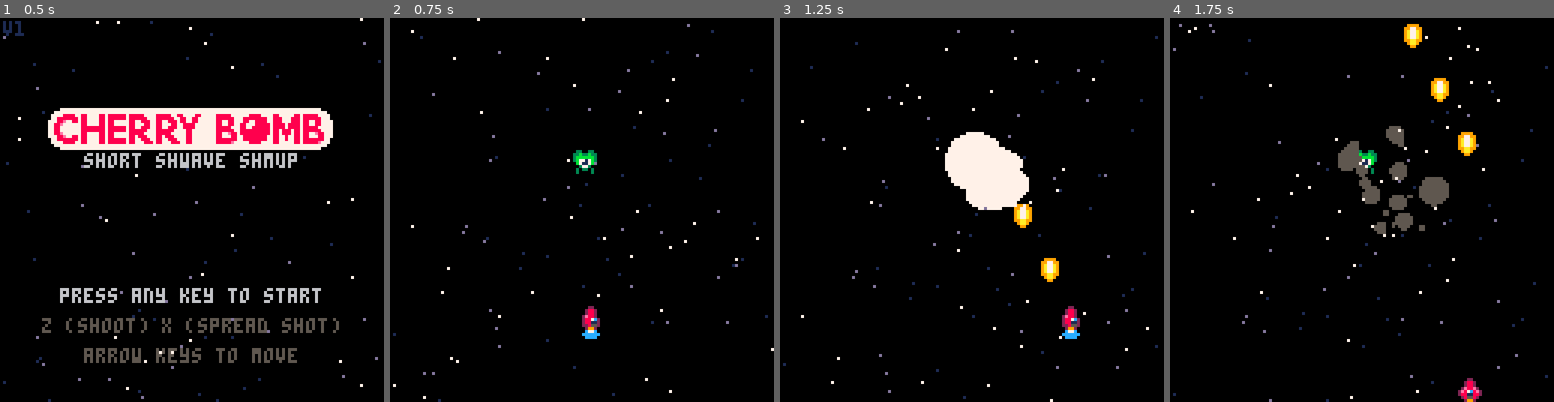
Above: before the commit, frames 1-4 (left to right).
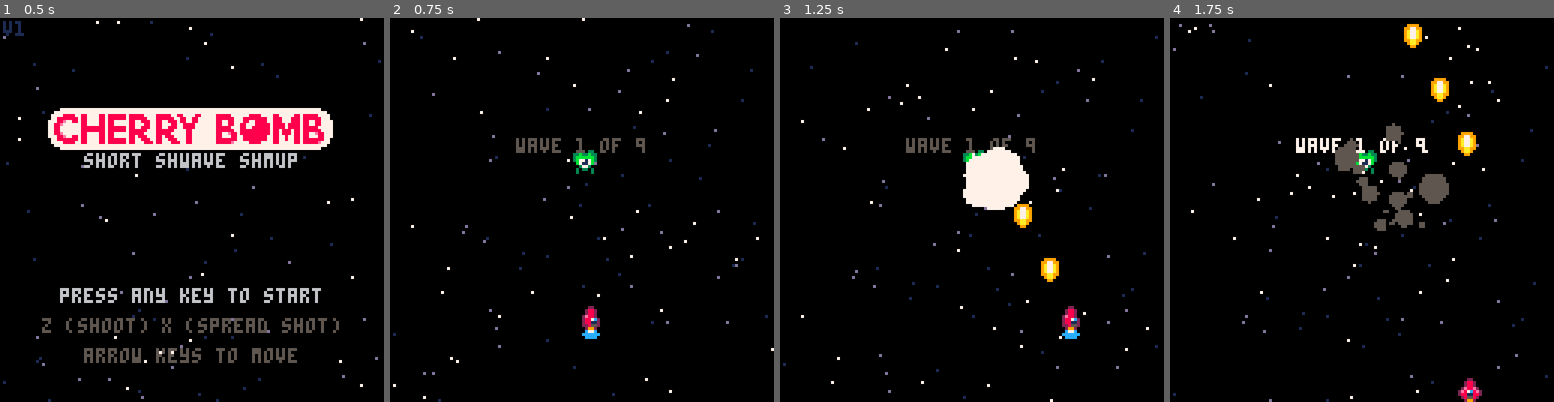
Above: after the commit, the same moments.

Repository: jakeklassen/cherry-bomb-godot
Game: Godot game, scene res://scenes/screens/title_screen.tscn
The game is run twice, just before and just after one commit, with the same random seed, the same clock (stepped at 60 frames per second) and the same inputs.
Inputs:
- Up to frame 1 (0.5 s): no input
- Up to frame 2 (0.75 s): tap Enter at 0.5 s; hold Right (move_right) from 0.53 s (still down); hold X (fire) from 0.53 s (still down)
- Up to frame 3 (1.25 s): keep holding Right (move_right); keep holding X (fire)
- Up to frame 4 (1.75 s): release Right (move_right) at 1.28 s; release X (fire) at 1.28 s; hold Down (move_down) from 1.28 s (still down); tap X (fire) at 1.35 s

Frame 1 is identical in both runs. In frame 2, 0.5% of the frame differs, in the area x 32-67%, y 31-36%; in frame 3, 1.5%, in the area x 32-67%, y 29-50%; in frame 4, 1.2%.

Commit message:
saving some work towards the wave spawning

Diff:
--- a/project.godot
+++ b/project.godot
@@ -12,9 +12,13 @@
 
 config/name="Cherry-bomb"
 run/main_scene="res://scenes/screens/title_screen.tscn"
-config/features=PackedStringArray("4.0", "Forward Plus")
+config/features=PackedStringArray("4.1", "Forward Plus")
 run/max_fps=60
 config/icon="res://icon.svg"
+
+[autoload]
+
+Config="*res://scripts/config.gd"
 
 [display]
 
--- /dev/null
+++ b/scenes/effects/blinking_text.gd
@@ -0,0 +1,20 @@
+@tool
+
+extends Node2D
+
+@export var message: String
+@export var duration: float = -1
+@onready var text_label = $Text
+
+var format_string = "[blink colors=#5F574FFF,#C2C3C7FF,#FFF1E8FF sequence=0,0,0,0,0,0,0,0,0,0,0,1,1,2,2,1,1,0 duration=0.5][center][color=#5F574F]%s[/color][/center][/blink]"
+
+# Called when the node enters the scene tree for the first time.
+func _ready() -> void:
+	text_label.text = format_string % message
+
+	if duration > 0:
+		get_tree().create_timer(duration).connect("timeout", queue_free)
+
+# Called every frame. 'delta' is the elapsed time since the previous frame.
+func _process(delta: float) -> void:
+	pass
--- /dev/null
+++ b/scenes/effects/blinking_text.tscn
@@ -0,0 +1,16 @@
+[gd_scene load_steps=4 format=3 uid="uid://gbc78jdig4bk"]
+
+[ext_resource type="FontFile" uid="uid://cluaeu6c2ama5" path="res://assets/font/PICO-8.ttf" id="1_jko5c"]
+[ext_resource type="Script" path="res://scenes/effects/blinking_text.gd" id="1_wyjdk"]
+[ext_resource type="RichTextEffect" uid="uid://dhlb4ioshpm7h" path="res://scripts/text_custom_effects/blink.tres" id="2_23wdf"]
+
+[node name="BlinkingText" type="Node2D"]
+script = ExtResource("1_wyjdk")
+
+[node name="Text" type="RichTextLabel" parent="."]
+offset_right = 128.0
+offset_bottom = 5.0
+theme_override_fonts/normal_font = ExtResource("1_jko5c")
+theme_override_font_sizes/normal_font_size = 5
+bbcode_enabled = true
+custom_effects = [ExtResource("2_23wdf")]
--- /dev/null
+++ b/scenes/effects/explosion.gd
@@ -0,0 +1,49 @@
+extends Node2D
+
+signal completed
+
+@export var particle_count: int = 30
+@export var spark_count: int = 20
+
+var particles: Array[Particle] = []
+var sparks: Array[Particle] = []
+
+# Called when the node enters the scene tree for the first time.
+func _ready() -> void:
+	# Push this to the foreground
+	z_index = 100
+
+	add_child(Shockwave.new({
+		color = Color.hex(Pico8.Pico8Color.Color7),
+		radius = 3,
+		target_radius = 25,
+		speed = 105
+	}))
+
+	var flash = Particle.new()
+	flash.age = 0
+	flash.max_age = 0
+	flash.radius = 12
+	flash.color = Color.hex(Pico8.Pico8Color.Color7)
+	flash.velocity = Vector2.ZERO
+	add_child(flash)
+
+
+	for i in particle_count:
+		add_child(Particle.new())
+
+	for i in spark_count:
+		var spark = Particle.new()
+		spark.spark = true
+		spark.velocity = Vector2(randf_range(-120, 120), randf_range(-120, 120))
+		add_child(spark)
+
+	get_tree().create_timer(1).connect("timeout", complete)
+
+# Called every frame. 'delta' is the elapsed time since the previous frame.
+func _process(_delta: float) -> void:
+	pass
+
+func complete():
+	completed.emit()
+	queue_free()
--- /dev/null
+++ b/scenes/effects/explosion.tscn
@@ -0,0 +1,6 @@
+[gd_scene load_steps=2 format=3 uid="uid://c6l61bapx677k"]
+
+[ext_resource type="Script" path="res://scenes/effects/explosion.gd" id="1_34kmy"]
+
+[node name="Explosion" type="Node2D"]
+script = ExtResource("1_34kmy")
--- a/scenes/entities/bullet.gd
+++ b/scenes/entities/bullet.gd
@@ -3,6 +3,7 @@
 @export var velocity = Vector2(0, 120)
 
 var direction = Vector2(0, -1)
+var Explosion = preload("res://scenes/effects/explosion.tscn")
 
 # Called when the node enters the scene tree for the first time.
 func _ready() -> void:
@@ -17,27 +18,32 @@
 func _on_visible_on_screen_notifier_2d_screen_exited() -> void:
 	queue_free()
 
-func _on_area_entered(area: Area2D) -> void:
-	velocity = Vector2.ZERO
-	z_index = 100
-	$Sprite2D.texture = null
+func _on_area_entered(_area: Area2D) -> void:
+	var explosion = Explosion.instantiate()
+	explosion.position = position
+	get_tree().root.add_child(explosion)
+	queue_free()
 
-	var flash = Particle.new()
-	flash.age = 0
-	flash.max_age = 0
-	flash.radius = 12
-	flash.color = Color.hex(Pico8.Pico8Color.Color7)
-	flash.velocity = Vector2.ZERO
-	area.add_child(flash)
-
-	for i in 30:
-		add_child(Particle.new())
-
-	for i in 20:
-		var spark = Particle.new()
-		spark.spark = true
-		spark.velocity = Vector2(randf_range(-120, 120), randf_range(-120, 120))
-		add_child(spark)
-
-	await get_tree().create_timer(1).connect("timeout", queue_free)
+#	velocity = Vector2.ZERO
+#	z_index = 100
+#	$Sprite2D.texture = null
+#
+#	var flash = Particle.new()
+#	flash.age = 0
+#	flash.max_age = 0
+#	flash.radius = 12
+#	flash.color = Color.hex(Pico8.Pico8Color.Color7)
+#	flash.velocity = Vector2.ZERO
+#	area.add_child(flash)
+#
+#	for i in 30:
+#		add_child(Particle.new())
+#
+#	for i in 20:
+#		var spark = Particle.new()
+#		spark.spark = true
+#		spark.velocity = Vector2(randf_range(-120, 120), randf_range(-120, 120))
+#		add_child(spark)
+#
+#	get_tree().create_timer(1).connect("timeout", queue_free)
 #	queue_free()
--- a/scenes/entities/enemies/green_alien.tscn
+++ b/scenes/entities/enemies/green_alien.tscn
@@ -41,7 +41,7 @@
 [sub_resource type="RectangleShape2D" id="RectangleShape2D_85h8s"]
 size = Vector2(8, 8)
 
-[node name="GreenAlien" type="Area2D"]
+[node name="GreenAlien" type="Area2D" groups=["enemies"]]
 collision_layer = 8
 collision_mask = 3
 
--- a/scenes/entities/player.tscn
+++ b/scenes/entities/player.tscn
@@ -1,27 +1,27 @@
 [gd_scene load_steps=11 format=3 uid="uid://b50dtnmtf8mkc"]
 
-[ext_resource type="Texture2D" uid="uid://bft3xwc0qefki" path="res://assets/graphics/shmup.png" id="1_ig12m"]
-[ext_resource type="Script" path="res://scenes/entities/player.gd" id="1_mv0ka"]
-[ext_resource type="PackedScene" uid="uid://bh2mlwkoy3xvg" path="res://scenes/entities/bullet.tscn" id="2_t8oi8"]
+[ext_resource type="Script" path="res://scenes/entities/player.gd" id="1_oshj4"]
+[ext_resource type="PackedScene" uid="uid://bh2mlwkoy3xvg" path="res://scenes/entities/bullet.tscn" id="2_ysj24"]
+[ext_resource type="Texture2D" uid="uid://bft3xwc0qefki" path="res://assets/graphics/shmup.png" id="3_c65xk"]
 
 [sub_resource type="AtlasTexture" id="AtlasTexture_a0fyc"]
-atlas = ExtResource("1_ig12m")
+atlas = ExtResource("3_c65xk")
 region = Rect2(40, 0, 8, 8)
 
 [sub_resource type="AtlasTexture" id="AtlasTexture_nfwsy"]
-atlas = ExtResource("1_ig12m")
+atlas = ExtResource("3_c65xk")
 region = Rect2(48, 0, 8, 8)
 
 [sub_resource type="AtlasTexture" id="AtlasTexture_wtr20"]
-atlas = ExtResource("1_ig12m")
+atlas = ExtResource("3_c65xk")
 region = Rect2(56, 0, 8, 8)
 
 [sub_resource type="AtlasTexture" id="AtlasTexture_heqg6"]
-atlas = ExtResource("1_ig12m")
+atlas = ExtResource("3_c65xk")
 region = Rect2(64, 0, 8, 8)
 
 [sub_resource type="AtlasTexture" id="AtlasTexture_jdfau"]
-atlas = ExtResource("1_ig12m")
+atlas = ExtResource("3_c65xk")
 region = Rect2(72, 0, 8, 8)
 
 [sub_resource type="SpriteFrames" id="SpriteFrames_etuik"]
--- a/scenes/screens/game_screen.gd
+++ b/scenes/screens/game_screen.gd
@@ -7,15 +7,45 @@
 @export var wave: int = 0
 @export var max_waves: int = 9
 
+@onready var config = get_node("/root/Config")
+@onready var wave_text_label2 = $WaveText
+
+var BlinkingText = preload("res://scenes/effects/blinking_text.tscn")
+
 # highscore loading?
 
 # Called when the node enters the scene tree for the first time.
 func _ready() -> void:
-	pass # Replace with function body.
-
+#	get_tree().create_timer(1).connect("timeout", next_wave)
+	next_wave()
 
 # Called every frame. 'delta' is the elapsed time since the previous frame.
 func _process(_delta: float) -> void:
 	if Input.is_action_pressed("quit"):
 		# At some point show a menu and don't just kill the game
 		get_tree().quit();
+
+func next_wave() -> void:
+	wave += 1
+	var current_wave = config.waves[wave]
+
+	var wave_string = "wave %s of 9"
+	var wave_text = wave_string % wave
+	var wave_text_label = BlinkingText.instantiate()
+	wave_text_label.message = wave_text
+	wave_text_label.duration = 2.6
+	wave_text_label.position = Vector2(0, 40)
+
+	get_tree().root.add_child(wave_text_label)
+
+	await get_tree().create_timer(2.6).timeout
+
+	for y in range(current_wave.size()):
+		for x in range(current_wave[y].size()):
+			var enemy = current_wave[y][x]
+			if enemy == 0:
+				continue
+
+			var enemy_instance = enemy.instance()
+			enemy_instance.position = Vector2(x * 32, y * 32)
+			add_child(enemy_instance)
--- a/scenes/screens/game_screen.tscn
+++ b/scenes/screens/game_screen.tscn
@@ -1,14 +1,15 @@
-[gd_scene load_steps=6 format=3 uid="uid://cqurpijiboupe"]
+[gd_scene load_steps=7 format=3 uid="uid://cqurpijiboupe"]
 
-[ext_resource type="Script" path="res://scenes/screens/game_screen.gd" id="1_b14wn"]
-[ext_resource type="Script" path="res://scenes/starfield.gd" id="3_86dqm"]
-[ext_resource type="PackedScene" uid="uid://b50dtnmtf8mkc" path="res://scenes/entities/player.tscn" id="3_vs7wm"]
-[ext_resource type="PackedScene" uid="uid://dwyccww2roa67" path="res://scenes/entities/enemies/green_alien.tscn" id="4_m2rxy"]
+[ext_resource type="Script" path="res://scenes/screens/game_screen.gd" id="1_el8ab"]
+[ext_resource type="Script" path="res://scenes/starfield.gd" id="2_tprx6"]
+[ext_resource type="PackedScene" uid="uid://b50dtnmtf8mkc" path="res://scenes/entities/player.tscn" id="3_n7fo6"]
+[ext_resource type="PackedScene" uid="uid://dwyccww2roa67" path="res://scenes/entities/enemies/green_alien.tscn" id="4_so6hm"]
+[ext_resource type="PackedScene" uid="uid://gbc78jdig4bk" path="res://scenes/effects/blinking_text.tscn" id="5_uegee"]
 
 [sub_resource type="RectangleShape2D" id="RectangleShape2D_3ptrv"]
 
 [node name="GameScreen" type="Area2D"]
-script = ExtResource("1_b14wn")
+script = ExtResource("1_el8ab")
 
 [node name="CollisionShape2D" type="CollisionShape2D" parent="."]
 visible = false
@@ -20,10 +21,14 @@
 position = Vector2(64, 64)
 
 [node name="Starfield" type="Node2D" parent="."]
-script = ExtResource("3_86dqm")
+script = ExtResource("2_tprx6")
 
-[node name="Player" parent="." instance=ExtResource("3_vs7wm")]
+[node name="Player" parent="." instance=ExtResource("3_n7fo6")]
 position = Vector2(64, 100)
 
-[node name="GreenAlien" parent="." instance=ExtResource("4_m2rxy")]
+[node name="GreenAlien" parent="." instance=ExtResource("4_so6hm")]
 position = Vector2(65, 48)
+
+[node name="WaveText" parent="." instance=ExtResource("5_uegee")]
+visible = false
+position = Vector2(0, 40)
--- a/scenes/screens/title_screen.tscn
+++ b/scenes/screens/title_screen.tscn
@@ -1,20 +1,20 @@
 [gd_scene load_steps=9 format=3 uid="uid://dv4rvbrbkvctl"]
 
-[ext_resource type="Script" path="res://scripts/screen.gd" id="1_3y4rm"]
-[ext_resource type="PackedScene" uid="uid://dbfvnar58rwij" path="res://scenes/entities/logo.tscn" id="1_vjgx8"]
-[ext_resource type="Script" path="res://scenes/starfield.gd" id="2_qvirn"]
-[ext_resource type="PackedScene" uid="uid://1exif2bjqu3r" path="res://scenes/entities/title_screen_alien.tscn" id="3_h187o"]
-[ext_resource type="AudioStream" uid="uid://cmbokm0vgejbv" path="res://assets/audio/title-screen-music.wav" id="5_28a77"]
-[ext_resource type="FontFile" uid="uid://cluaeu6c2ama5" path="res://assets/font/PICO-8.ttf" id="6_qmjyl"]
-[ext_resource type="RichTextEffect" uid="uid://dhlb4ioshpm7h" path="res://scripts/text_custom_effects/blink.tres" id="8_6m0d1"]
+[ext_resource type="Script" path="res://scripts/screen.gd" id="1_cxlo5"]
+[ext_resource type="AudioStream" uid="uid://cmbokm0vgejbv" path="res://assets/audio/title-screen-music.wav" id="2_iqm4b"]
+[ext_resource type="Script" path="res://scenes/starfield.gd" id="3_e52g0"]
+[ext_resource type="PackedScene" uid="uid://1exif2bjqu3r" path="res://scenes/entities/title_screen_alien.tscn" id="4_mswqs"]
+[ext_resource type="PackedScene" uid="uid://dbfvnar58rwij" path="res://scenes/entities/logo.tscn" id="5_u72ad"]
+[ext_resource type="FontFile" uid="uid://cluaeu6c2ama5" path="res://assets/font/PICO-8.ttf" id="6_8whev"]
+[ext_resource type="RichTextEffect" uid="uid://dhlb4ioshpm7h" path="res://scripts/text_custom_effects/blink.tres" id="7_0e0p3"]
 
 [sub_resource type="RectangleShape2D" id="RectangleShape2D_3ptrv"]
 
 [node name="TitleScreen" type="Area2D"]
-script = ExtResource("1_3y4rm")
+script = ExtResource("1_cxlo5")
 
 [node name="AudioStreamPlayer" type="AudioStreamPlayer" parent="."]
-stream = ExtResource("5_28a77")
+stream = ExtResource("2_iqm4b")
 autoplay = true
 
 [node name="CollisionShape2D" type="CollisionShape2D" parent="."]
--- /dev/null
+++ b/scripts/config.gd
@@ -0,0 +1,157 @@
+extends Node
+
+var entities = {
+	enemes = {
+		green_alien = {
+			id = 1,
+			score = 100,
+			starting_health = 3
+		},
+		red_flame_guy = {
+			id = 2,
+			score = 200,
+			starting_health = 2
+		},
+		spinning_guy = {
+			id = 3,
+			score = 300,
+			starting_health = 4
+		},
+		yellow_ship = {
+			id = 4,
+			score = 400,
+			starting_health = 20
+		},
+		boss = {
+			id = 5,
+			score = 10_000,
+			starting_health = 130
+		}
+	},
+	player = {
+		projectiles = {
+			bullet = {
+				damage = 1,
+			},
+			big_bullet = {
+				damage = 3
+			},
+			bomb = {
+				damage = 1000
+			}
+		},
+		spawn_position = Vector2(60, 110),
+	}
+}
+
+var waves = {
+	# space invaders
+	1: {
+		attack_frequency = 60.0 / 30.0,
+		fire_frequency = 20.0 / 30.0,
+		enemies = [
+			[0, 1, 1, 1, 1, 1, 1, 1, 1, 0],
+			[0, 1, 1, 1, 1, 1, 1, 1, 1, 0],
+			[0, 1, 1, 1, 1, 1, 1, 1, 1, 0],
+			[0, 1, 1, 1, 1, 1, 1, 1, 1, 0],
+		]
+	},
+
+	# red tutorial
+	2: {
+		# 60: Originally based on 30 FPS - so 2 seconds
+		attack_frequency = 60.0 / 30.0,
+		# 20: Originally based on 30 FPS - so 2 / 3 second
+		fire_frequency = 20.0 / 30.0,
+		enemies = [
+			[1, 1, 2, 2, 1, 1, 2, 2, 1, 1],
+			[1, 1, 2, 2, 1, 1, 2, 2, 1, 1],
+			[1, 1, 2, 2, 2, 2, 2, 2, 1, 1],
+			[1, 1, 2, 2, 2, 2, 2, 2, 1, 1],
+		],
+	},
+
+	# wall of red
+	3: {
+		attack_frequency = 50.0 / 30.0,
+		fire_frequency = 20.0 / 30.0,
+		enemies = [
+			[1, 1, 2, 2, 1, 1, 2, 2, 1, 1],
+			[1, 1, 2, 2, 2, 2, 2, 2, 1, 1],
+			[2, 2, 2, 2, 2, 2, 2, 2, 2, 2],
+			[2, 2, 2, 2, 2, 2, 2, 2, 2, 2],
+		],
+	},
+
+	# spin tutorial
+	4: {
+		attack_frequency = 50.0 / 30.0,
+		fire_frequency = 15.0 / 30.0,
+		enemies = [
+			[3, 3, 0, 1, 1, 1, 1, 0, 3, 3],
+			[3, 3, 0, 1, 1, 1, 1, 0, 3, 3],
+			[3, 3, 0, 1, 1, 1, 1, 0, 3, 3],
+			[3, 3, 0, 1, 1, 1, 1, 0, 3, 3],
+		],
+	},
+
+	# chess
+	5: {
+		attack_frequency = 50.0 / 30.0,
+		fire_frequency = 15.0 / 30.0,
+		enemies = [
+			[3, 1, 3, 1, 2, 2, 1, 3, 1, 3],
+			[1, 3, 1, 2, 1, 1, 2, 1, 3, 1],
+			[3, 1, 3, 1, 2, 2, 1, 3, 1, 3],
+			[1, 3, 1, 2, 1, 1, 2, 1, 3, 1],
+		],
+	},
+
+	# yellow tutorial
+	6: {
+		attack_frequency = 40.0 / 30.0,
+		fire_frequency = 10.0 / 30.0,
+		enemies = [
+			[2, 2, 2, 0, 4, 0, 0, 2, 2, 2],
+			[2, 2, 0, 0, 0, 0, 0, 0, 2, 2],
+			[1, 1, 0, 1, 1, 1, 1, 0, 1, 1],
+			[1, 1, 0, 1, 1, 1, 1, 0, 1, 1],
+		],
+	},
+
+	# double yellow
+	7: {
+		attack_frequency = 40.0 / 30.0,
+		fire_frequency = 10.0 / 30.0,
+		enemies = [
+			[3, 3, 0, 1, 1, 1, 1, 0, 3, 3],
+			[4, 0, 0, 2, 2, 2, 2, 0, 4, 0],
+			[0, 0, 0, 2, 1, 1, 2, 0, 0, 0],
+			[1, 1, 0, 1, 1, 1, 1, 0, 1, 1],
+		],
+	},
+
+	# hell
+	8: {
+		attack_frequency = 30.0 / 30.0,
+		fire_frequency = 10.0 / 30.0,
+		enemies = [
+			[0, 0, 1, 1, 1, 1, 1, 1, 0, 0],
+			[3, 3, 1, 1, 1, 1, 1, 1, 3, 3],
+			[3, 3, 2, 2, 2, 2, 2, 2, 3, 3],
+			[3, 3, 2, 2, 2, 2, 2, 2, 3, 3],
+		],
+	},
+
+	# boss
+	9: {
+		attack_frequency = 60.0 / 30.0,
+		fire_frequency = 20.0 / 30.0,
+		enemies = [
+			[0, 0, 0, 0, 5, 0, 0, 0, 0, 0],
+			[0, 0, 0, 0, 0, 0, 0, 0, 0, 0],
+			[0, 0, 0, 0, 0, 0, 0, 0, 0, 0],
+			[0, 0, 0, 0, 0, 0, 0, 0, 0, 0],
+		],
+	}
+}
--- a/scripts/particle.gd
+++ b/scripts/particle.gd
@@ -42,7 +42,7 @@
 	if spark == true:
 		draw_rect(Rect2(position.x, position.y, 1, 1), Color.hex(Pico8.Pico8Color.Color7))
 	else:
-		draw_circle(position, floori(radius), color)
+		draw_circle(position.floor(), floori(radius), color)
 #	draw_arc(position, floori(radius), 0, TAU, 32, color)
 
 func determine_particle_color_from_age() -> Color:
--- a/scripts/screen.gd
+++ b/scripts/screen.gd
@@ -1,4 +1,4 @@
-extends Node
+extends Node2D
 
 # Called every frame. 'delta' is the elapsed time since the previous frame.
 func _process(_delta: float) -> void:
--- /dev/null
+++ b/scripts/shockwave.gd
@@ -0,0 +1,26 @@
+extends Node2D
+
+class_name Shockwave
+
+var radius: float
+var target_radius: float
+var speed: float
+var color: Color
+
+func _init(args) -> void:
+	radius = args.radius
+	target_radius = args.target_radius
+	speed = args.speed
+	color = args.color
+
+# Called every frame. 'delta' is the elapsed time since the previous frame.
+func _process(delta: float) -> void:
+	radius += speed * delta;
+
+	if radius >= target_radius:
+		queue_free()
+
+	queue_redraw()
+
+func _draw() -> void:
+	draw_arc(position.floor(), floori(radius), 0, TAU, 32, color)
--- a/scripts/text_custom_effects/pulse.gd
+++ b/scripts/text_custom_effects/pulse.gd
@@ -18,4 +18,5 @@
 	var y_off = sined_time * height
 	char_fx.color = char_fx.color.lerp(char_fx.color * color, sined_time)
 	char_fx.offset = Vector2(0, -1) * y_off
+
 	return true
--- a/scripts/text_custom_effects/pulse.tres
+++ b/scripts/text_custom_effects/pulse.tres
@@ -1,6 +1,6 @@
-[gd_resource type="RichTextEffect" load_steps=2 format=3 uid="uid://o5sayj63om0k"]
+[gd_resource type="RichTextEffect" script_class="RichTextPulse" load_steps=2 format=3 uid="uid://o5sayj63om0k"]
 
-[ext_resource type="Script" path="res://scripts/text_custom_effects/pulse.gd" id="1_ywwi4"]
+[ext_resource type="Script" path="res://scripts/text_custom_effects/pulse.gd" id="1_3cm48"]
 
 [resource]
-script = ExtResource("1_ywwi4")
+script = ExtResource("1_3cm48")
Not shown: 2 places in scenes/entities/bullet.tscn that only renumber resources
Not shown: 1 places in scenes/entities/enemies/green_alien.tscn that only renumber resources
Not shown: 1 places in scenes/entities/player.tscn that only renumber resources
Not shown: 5 places in scenes/screens/title_screen.tscn that only renumber resources
